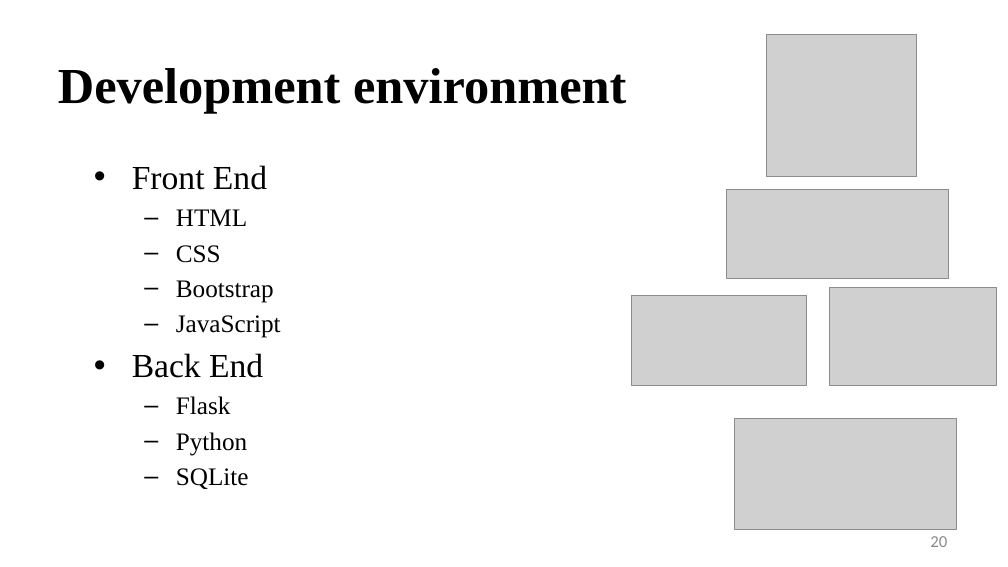
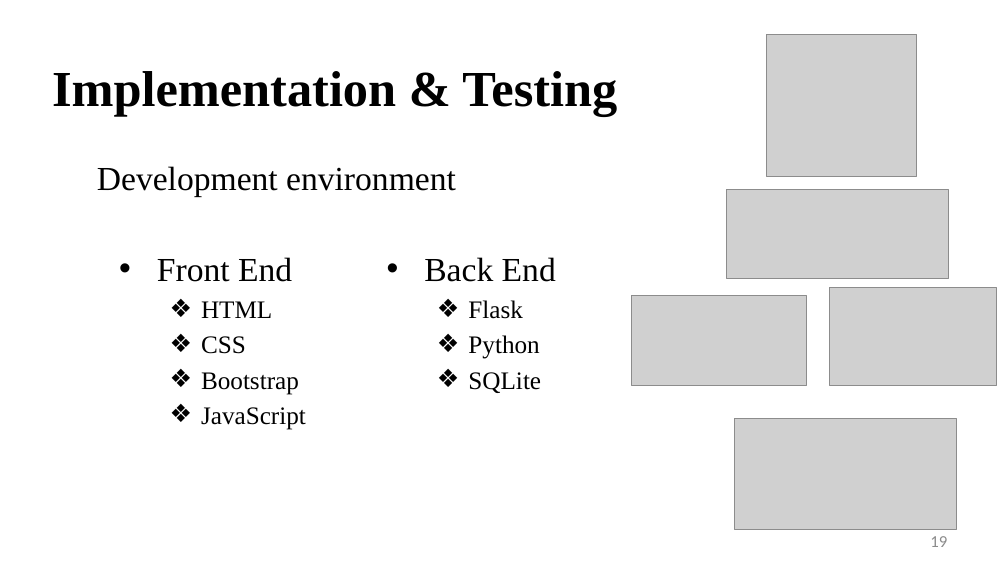
Before and after one commit to imakathuria/Examination-System-PPT, a slide deck: slide 19 of Git_Major.pptx (slide 20 before the commit). Drawn at 1008x567 pixels with LibreOffice and Linux fonts; fonts in the diff are those of the drawing; grey boxes stand for pictures. Boxes give left, top, right and bottom in pixels: in the first picture for what was removed or moved away, otherwise in the second. Text is boxed around its words. In the diff, an @@ line names an element or a change of style, - is before the commit and + after.

```diff
--- a/Git_Major.pptx
+++ b/Git_Major.pptx
@@ title added at box(52, 71, 617, 116), 36 pt, text #000000, bold @@
+Implementation & Testing
@@ text "Development environment": place and size @@
-text "Development environment" at box(58, 68, 626, 113)
+text "Development environment" at box(97, 166, 456, 196)
@@ text "Development environment" at box(97, 166, 456, 196): size 36 to 24 pt, bold off @@
@@ text "Front End": place and size @@
-text "Front End" at box(132, 165, 281, 489)
+text "Front End" at box(157, 257, 306, 430)
@@ text added at box(424, 257, 556, 393), 18 pt, text #000000 @@
+• Back End
+  ❖ Flask
+  ❖ Python
+  ❖ SQLite
@@ text at box(201, 301, 306, 430): bullet – to ❖ @@
@@ text at box(132, 353, 263, 489): paragraphs removed @@
-• Back End
-  – Flask
-  – Python
-  – SQLite
@@ page number at box(930, 536, 947, 547): text changed @@
-20
+19
```
Also in this commit, not shown: 14 other slides changed, 1 slide added, 1 slide removed.
